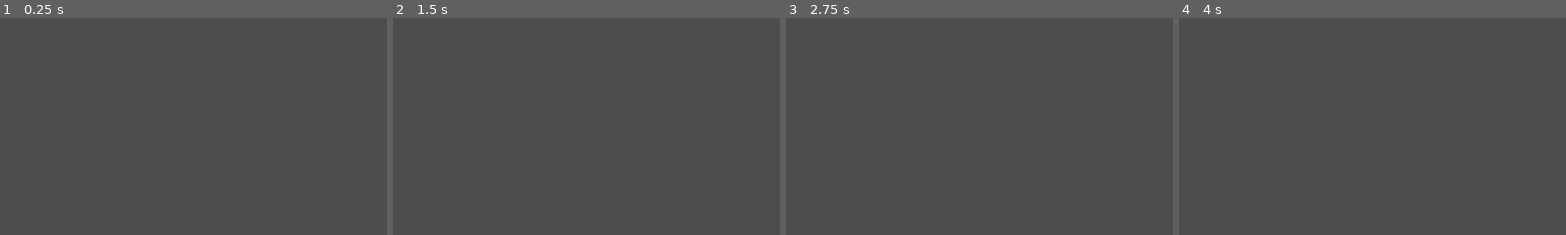
Above: before the commit, frames 1-4 (left to right).
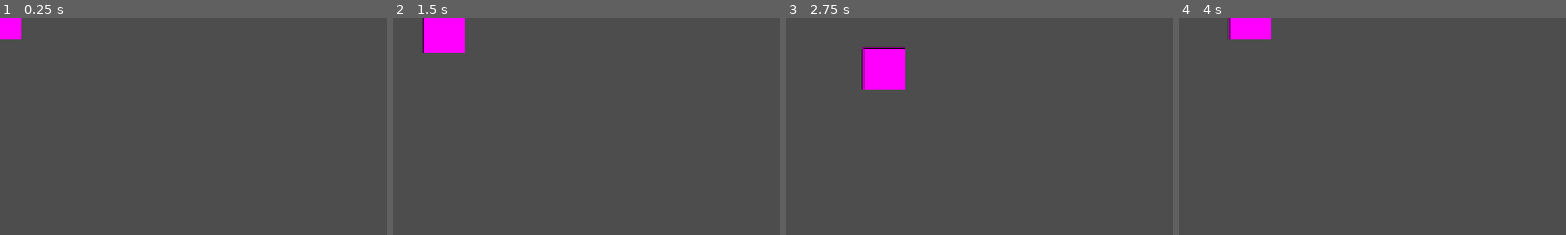
Above: after the commit, the same moments.

Repository: Alikznollet/Godot-Network-Orchestrator
Game: Godot game, scene res://demo/demo.tscn
The game is run twice, just before and just after one commit, with the same random seed, the same clock (stepped at 60 frames per second) and the same inputs.
Inputs:
- Up to frame 1 (0.25 s): no input
- Up to frame 2 (1.5 s): tap Enter at 0.5 s; hold D (right, bound only after the commit) 0.53-1.28 s; hold S (down, bound only after the commit) from 1.28 s (still down)
- Up to frame 3 (2.75 s): release S (down, bound only after the commit) at 2.03 s; hold D (right, bound only after the commit) from 2.03 s (still down)
- Up to frame 4 (4 s): release D (right, bound only after the commit) at 2.78 s; hold W (up, bound only after the commit) 2.78-3.53 s; hold A (left, bound only after the commit) from 3.53 s (still down)
The pictures show only the part of the screen within x 0-50%, y 0-50%; the shares and areas given below are measured in that part.

The runs differ from the first frame. In frame 1, 0.5% of the frame differs, in the area x 0-6%, y 0-10%; in frame 2, 1.8%; in frame 3, 2.2%, in the area x 19-31%, y 13-34%; in frame 4, 1.1%.
Error before the commit: Parse Error: Class "AuthoritativeGameState" must implement "GameState.set_title()" and other inherited abstract methods or be marked as "@abstract". (res://orc…
Error after the commit: Invalid access to property or key 'game_state' on a base object of type 'Nil'. (res://demo/demo_entity.gd:12)

Commit message:
Almost something working

Diff:
--- a/demo/demo.gd
+++ b/demo/demo.gd
@@ -28,6 +28,9 @@
 			"v":
 				print("verbose")
 
+	# Add the local button
+	add_child(DemoEntity.new())
+
 	# -- Links for buttons -- #
 
 	%UpdFreq.value_changed.connect(
--- /dev/null
+++ b/demo/demo_entity.gd
@@ -0,0 +1,25 @@
+extends Sprite2D
+class_name DemoEntity
+## Moveable entity used for network architecture testing.
+
+var entity_id: int
+
+func _ready() -> void:
+	var t := GradientTexture2D.new()
+	texture = t
+
+	entity_id = multiplayer.get_unique_id()
+	NetworkBus.network_orchestrator.game_state.set_entities([self])
+
+func _process(delta: float) -> void:
+	var vector: Vector2 = Input.get_vector("left", "right", "up", "down")
+
+	if vector.length() != 0 and entity_id == multiplayer.get_unique_id():
+		global_position += vector * 100 * delta
+		NetworkBus.network_orchestrator.game_state.set_entities([self])
+
+func network_metadata() -> Dictionary:
+	return {
+		"entity_id": entity_id,
+		"position": global_position
+	}
--- /dev/null
+++ b/demo/network_bus.gd
@@ -0,0 +1,5 @@
+extends Node
+## Global Networking Node.
+
+## Currently in use NetworkOrchestrator, null if none in use.
+var network_orchestrator: NetworkOrchestrator
--- a/orchestrator/authoritative_network_orchestrator.gd
+++ b/orchestrator/authoritative_network_orchestrator.gd
@@ -47,11 +47,17 @@
 
 ## Send the authoritative state to all connected peers.
 func send_state() -> void:
-	receive_state.rpc(game_state.state_update)
+	var update: Dictionary = game_state.state_update
+	game_state.state_update = {}
+
+	if not update.is_empty():
+		receive_state.rpc(update)
+		print("Send Auth:")
+		print(update)
 
 ## Receive client states from all connected peers.
 ## Check them for legitimacy and then apply them to the authoritative state.
 func receive_state(state_update: Dictionary) -> void:
-
-	print("Authority:")
+	game_state.apply_state_update(state_update)
+	print("Receive Auth:")
 	print(state_update)
--- a/orchestrator/client_network_orchestrator.gd
+++ b/orchestrator/client_network_orchestrator.gd
@@ -24,16 +24,24 @@
 
 	# Create a local state
 	game_state = ClientGameState.new()
+	game_state.state_updated.connect(send_state) # Send updated state each time something changes.
 
 ## Send the client state to the authority.
 func send_state() -> void:
 	if OS.is_debug_build(): await get_tree().create_timer(artificial_lag).timeout
 
-	pass
+	var update: Dictionary = game_state.state_update
+	game_state.state_update = {}
+
+	if not update.is_empty():
+		receive_state.rpc_id(1, update)
+		print("Send Client:")
+		print(update)
 
 ## Receive an authoritative state and apply it to the client state.
 func receive_state(state_update: Dictionary) -> void:
 	if OS.is_debug_build(): await get_tree().create_timer(artificial_lag).timeout
 
-	print("Client:")
+	game_state.apply_state_update(state_update)
+	print("Receive Client:")
 	print(state_update)
--- a/orchestrator/network_orchestrator.gd
+++ b/orchestrator/network_orchestrator.gd
@@ -2,6 +2,9 @@
 extends Node
 class_name NetworkOrchestrator
 ## Abstract interface defining a couple of important networking functions.
+
+func _init() -> void:
+	NetworkBus.network_orchestrator = self
 
 # -- Settings -- #
 
@@ -22,6 +25,6 @@
 @abstract
 func send_state() -> void
 
-@rpc()
+@rpc("any_peer")
 @abstract
 func receive_state(state_update: Dictionary) -> void
--- a/orchestrator/states/authoritative_game_state.gd
+++ b/orchestrator/states/authoritative_game_state.gd
@@ -4,3 +4,39 @@
 
 func _set_title(new_title: String):
 	_title = new_title
+
+func set_title(new_title: String):
+	_title = new_title
+
+func _set_entities(new_entities: Array):
+	# For now this lacks any and all checks.
+	var idx: int = -1
+	for i in range(len(_entities)):
+		var ent: DemoEntity = _entities[i]
+		if ent.entity_id == new_entities[0].entity_id:
+			idx = i
+			break
+
+	var entity: DemoEntity
+	if idx > 0:
+		entity = _entities[idx]
+		entity.global_position = new_entities[0].position
+	else:
+		entity = DemoEntity.new()
+		NetworkBus.network_orchestrator.get_parent().add_child(entity)
+		entity.entity_id = new_entities[0].entity_id
+		entity.global_position = new_entities[0].position
+		_entities.append(entity)
+
+	# Check whether there is already an update for the entities array.
+	if state_update.has(entities):
+		state_update.entities.append(entity.network_metadata())
+	else:
+		state_update["entities"] = [entity.network_metadata()]
+
+func set_entities(new_entities: Array):
+	if _entities.find(new_entities[0]) < 0:
+		_entities.append(new_entities[0])
+
+	var entity_metadata: Dictionary = new_entities[0].network_metadata()
+	state_update["entities"] = [entity_metadata]
--- a/orchestrator/states/client_game_state.gd
+++ b/orchestrator/states/client_game_state.gd
@@ -4,3 +4,40 @@
 
 func _set_title(new_title: String):
 	_title = new_title
+
+func set_title(new_title: String):
+	_title = new_title
+
+func _set_entities(new_entities: Array):
+	# Hier komt de lijst van entities toe in de user.
+
+	for entity_meta in new_entities:
+		var idx: int = -1
+		for i in range(len(_entities)):
+			var ent: DemoEntity = _entities[i]
+			if ent.entity_id == entity_meta.entity_id:
+				idx = i
+				break
+
+		var entity: DemoEntity
+		if idx > 0:
+			entity = _entities[idx]
+			entity.global_position = entity_meta.position
+		else:
+			entity = DemoEntity.new()
+			NetworkBus.network_orchestrator.get_parent().add_child(entity)
+			entity.entity_id = entity_meta.entity_id
+			entity.global_position = entity_meta.position
+			_entities.append(entity)
+
+	# Here no state update is done because we are just listening to what the authority is telling us.
+
+func set_entities(new_entities):
+	# When setting locally we just want to let the state know that a change happened.
+	# If the entity is not in the list yet we do want to add it.
+	if _entities.find(new_entities[0]) < 0:
+		_entities.append(new_entities[0])
+
+	var entity_metadata: Dictionary = new_entities[0].network_metadata()
+	state_update["entities"] = [entity_metadata]
+	state_updated.emit()
--- a/orchestrator/states/game_state.gd
+++ b/orchestrator/states/game_state.gd
@@ -16,6 +16,14 @@
 ## The private function is the function that checks the new state.
 ## The public function can be called from outside and will force the state.
 
+# -- Signals -- #
+
+## Signals whether the state has been updated.
+@warning_ignore("unused_signal")
+signal state_updated()
+
+# -- Content -- #
+
 ## Title of the game. Just a dummy.
 var _title: String
 var title:
@@ -27,15 +35,21 @@
 @abstract
 func set_title(new_title)
 
+var _entities: Array[DemoEntity]
+var entities: Array:
+	set(new_entities): _set_entities(new_entities)
+	get(): return _entities
+
+@abstract
+func _set_entities(new_entities)
+@abstract
+func set_entities(new_entities)
+
 # -- State Update -- #
 
 ## Consists of all recently updated variables.
 ## Set to an empty dictionary if read.
-var state_update: Dictionary:
-	get():
-		var _temp = state_update
-		state_update = {}
-		return _temp
+var state_update: Dictionary = {}
 
 func apply_state_update(p_state_update: Dictionary):
 	# When applying a state update we want all checks to happen.
--- a/project.godot
+++ b/project.godot
@@ -15,3 +15,30 @@
 run/main_scene="uid://c6mrde8vaoprr"
 config/features=PackedStringArray("4.5", "Forward Plus")
 config/icon="res://icon.svg"
+
+[autoload]
+
+NetworkBus="*res://demo/network_bus.gd"
+
+[input]
+
+up={
+"deadzone": 0.2,
+"events": [Object(InputEventKey,"resource_local_to_scene":false,"resource_name":"","device":-1,"window_id":0,"alt_pressed":false,"shift_pressed":false,"ctrl_pressed":false,"meta_pressed":false,"pressed":false,"keycode":0,"physical_keycode":87,"key_label":0,"unicode":122,"location":0,"echo":false,"script":null)
+]
+}
+down={
+"deadzone": 0.2,
+"events": [Object(InputEventKey,"resource_local_to_scene":false,"resource_name":"","device":-1,"window_id":0,"alt_pressed":false,"shift_pressed":false,"ctrl_pressed":false,"meta_pressed":false,"pressed":false,"keycode":0,"physical_keycode":83,"key_label":0,"unicode":115,"location":0,"echo":false,"script":null)
+]
+}
+left={
+"deadzone": 0.2,
+"events": [Object(InputEventKey,"resource_local_to_scene":false,"resource_name":"","device":-1,"window_id":0,"alt_pressed":false,"shift_pressed":false,"ctrl_pressed":false,"meta_pressed":false,"pressed":false,"keycode":0,"physical_keycode":65,"key_label":0,"unicode":113,"location":0,"echo":false,"script":null)
+]
+}
+right={
+"deadzone": 0.2,
+"events": [Object(InputEventKey,"resource_local_to_scene":false,"resource_name":"","device":-1,"window_id":0,"alt_pressed":false,"shift_pressed":false,"ctrl_pressed":false,"meta_pressed":false,"pressed":false,"keycode":0,"physical_keycode":68,"key_label":0,"unicode":100,"location":0,"echo":false,"script":null)
+]
+}
Not shown, added: demo/demo_entity.gd.uid
Not shown, added: demo/network_bus.gd.uid
